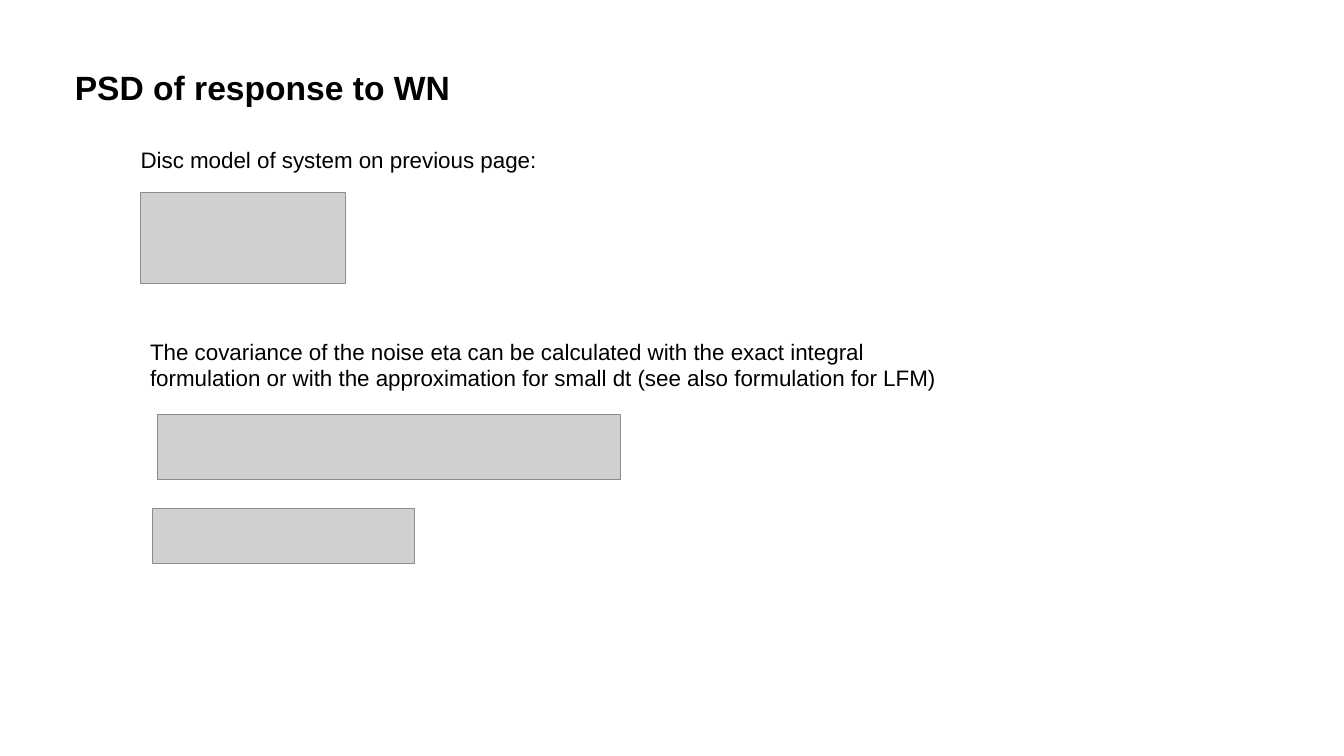
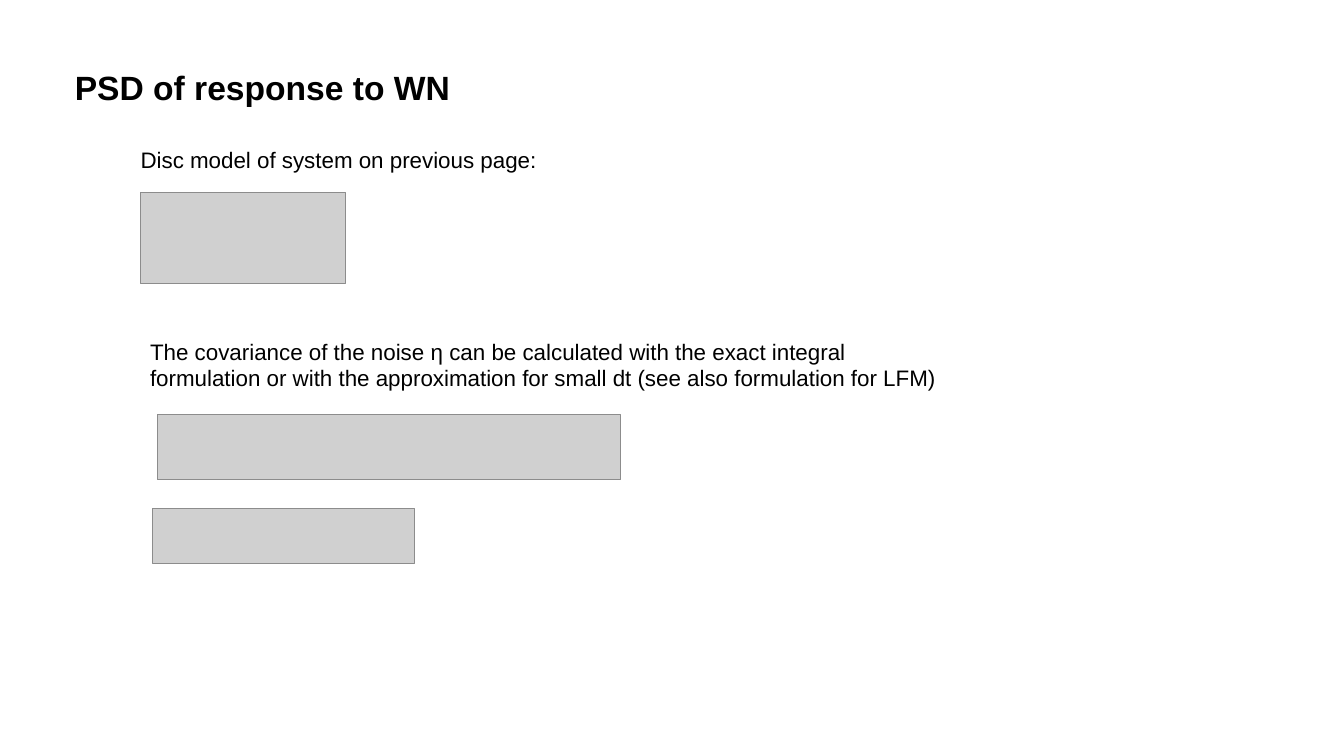
Before and after one commit to Oyvindwpetersen/ssm_tools, a slide deck: slide 3 of documentation/SystemFormulation_ss_wn.pptx. Drawn at 1344x756 pixels with LibreOffice and Linux fonts; fonts in the diff are those of the drawing; grey boxes stand for pictures; background and template pictures are left out. Boxes give left, top, right and bottom in pixels: in the first picture for what was removed or moved away, otherwise in the second. Text is boxed around its words. In the diff, an @@ line names an element or a change of style, - is before the commit and + after.

```diff
--- a/documentation/SystemFormulation_ss_wn.pptx
+++ b/documentation/SystemFormulation_ss_wn.pptx
@@ text at [150,343,935,391]: text changed @@
-The covariance of the noise eta can be calculated with the exact integral formulation or with the approximation for small dt (see also formulation for LFM)
+The covariance of the noise η can be calculated with the exact integral formulation or with the approximation for small dt (see also formulation for LFM)
```
Also in this commit, not shown: 42 other files.
